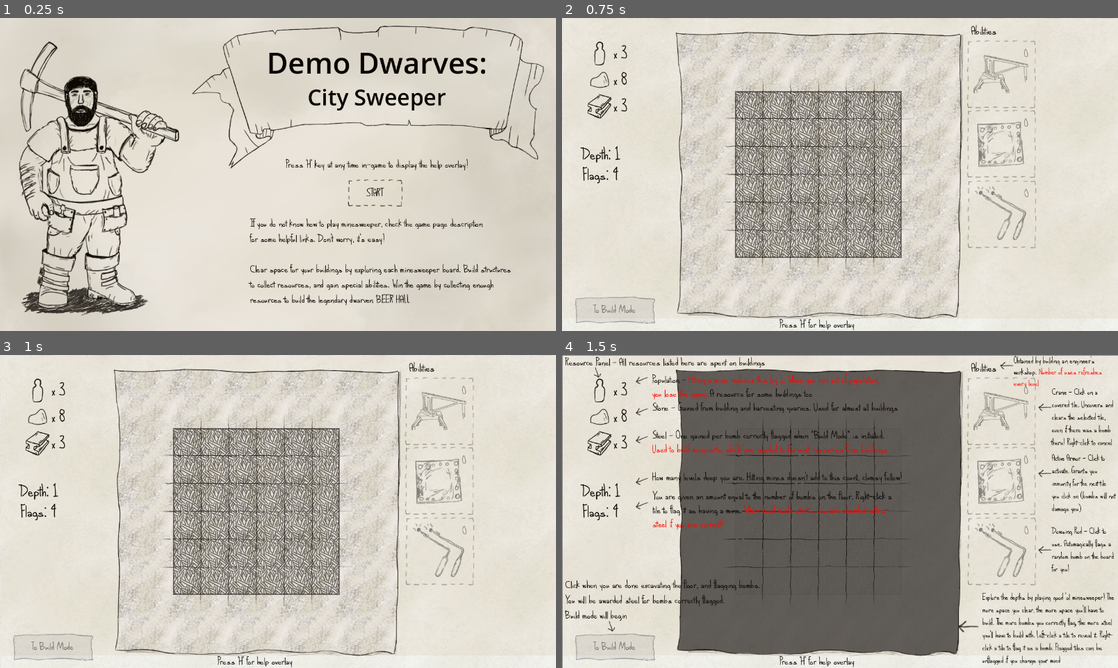
Above: before the commit, frames 1-4 (two rows, left to right).
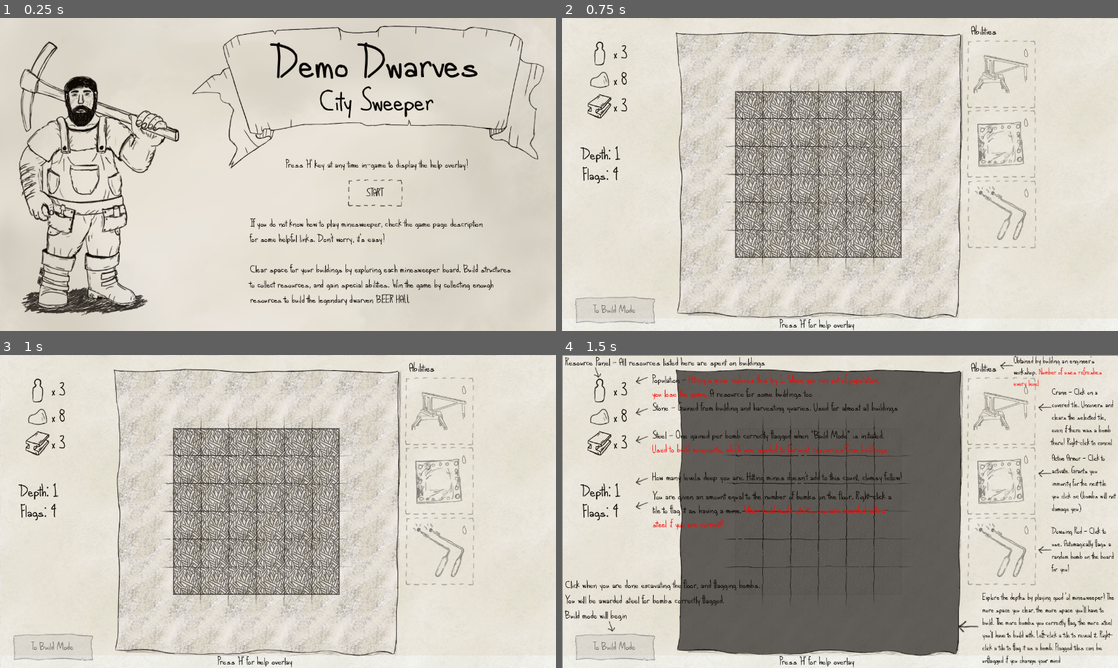
Above: after the commit, the same moments.

Repository: e-lain/MinesweeperDwarves
Game: Godot game, scene res://Title.tscn
Same seed, same stepped clock (60 frames per second), same inputs: the game is played once before the commit and once after it.
Inputs (mouse positions are in pixels of both pictures, inside the frame that each line leads up to):
- Up to frame 1 (0.25 s): no input
- Up to frame 2 (0.75 s): click "START" at 0.5 s
- Up to frame 3 (1 s): no input
- Up to frame 4 (1.5 s): tap H at 1.25 s; move the mouse to (1001, 411) at 1.27 s; press the mouse at (1001, 411) at 1.28 s

The runs differ from the first frame. In frame 1, 2.3% of the frame differs, in the area x 48-88%, y 7-32%; in frame 2, nothing differs; in frame 3, nothing differs; in frame 4, nothing differs.

Commit message:
Font Fix

Diff:
--- a/Title.tscn
+++ b/Title.tscn
@@ -4,13 +4,9 @@
 [ext_resource type="Theme" uid="uid://b6iv3a38m6uhb" path="res://UI.tres" id="1_k2e4r"]
 [ext_resource type="Texture2D" uid="uid://dtcx71mlo5m38" path="res://Assets/UI/TitleScreen.png" id="1_qaah5"]
 [ext_resource type="StyleBox" uid="uid://cs0uiigi7qlev" path="res://UI/InnerButtonStyle.tres" id="4_prg3j"]
+[ext_resource type="FontFile" uid="uid://1xgfwqxyu633" path="res://alphabetized cassette tapes.ttf" id="4_u1wj3"]
 [ext_resource type="StyleBox" uid="uid://d1t3tpmhbhut8" path="res://UI/HoveredInnerButtonStyle.tres" id="5_5xhew"]
 [ext_resource type="Texture2D" uid="uid://bf0kqdtsnmfol" path="res://Assets/UI/Banner.png" id="6_51ii4"]
-
-[sub_resource type="SystemFont" id="SystemFont_23266"]
-font_names = PackedStringArray("Segoe Print")
-hinting = 2
-multichannel_signed_distance_field = true
 
 [node name="Title" type="Node2D"]
 script = ExtResource("1_1tpif")
@@ -34,19 +30,19 @@
 offset_top = -122.0
 offset_right = 1284.0
 offset_bottom = 326.0
-theme_override_fonts/font = SubResource("SystemFont_23266")
-theme_override_font_sizes/font_size = 67
-text = "Demo Dwarves:"
+theme_override_fonts/font = ExtResource("4_u1wj3")
+theme_override_font_sizes/font_size = 141
+text = "Demo Dwarves"
 horizontal_alignment = 1
 vertical_alignment = 1
 
 [node name="Title2" type="Label" parent="Control/Title"]
 layout_mode = 0
-offset_top = 79.0
+offset_top = 88.0
 offset_right = 832.0
-offset_bottom = 527.0
-theme_override_fonts/font = SubResource("SystemFont_23266")
-theme_override_font_sizes/font_size = 51
+offset_bottom = 536.0
+theme_override_fonts/font = ExtResource("4_u1wj3")
+theme_override_font_sizes/font_size = 91
 text = "City Sweeper"
 horizontal_alignment = 1
 vertical_alignment = 1
